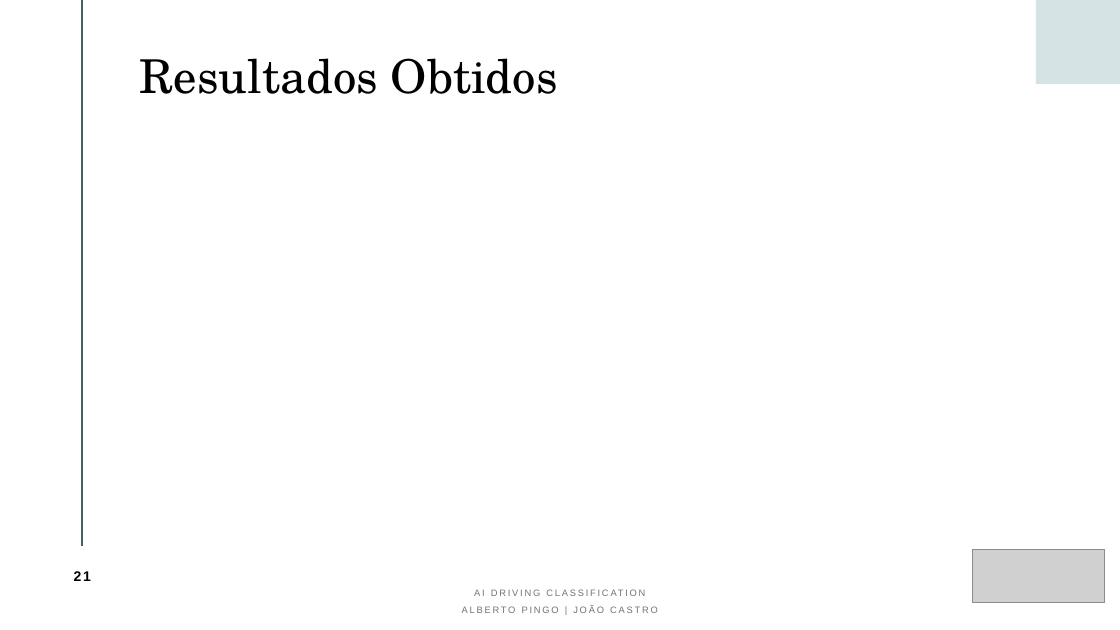
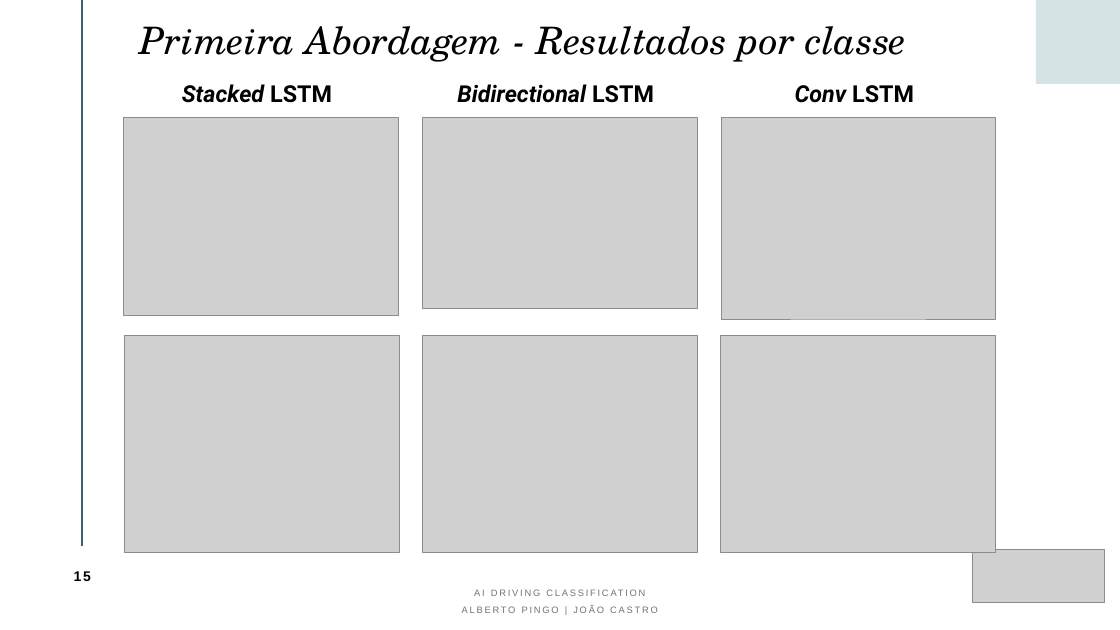
Before and after one commit to albertopingo/AI-driving-classification_FinalProject_CEng, a slide deck: slide 15 of ProjInf_AI_Driving_Classification.pptx (slide 21 before the commit). Drawn at 1120x630 pixels with LibreOffice and Linux fonts; fonts in the diff are those of the drawing; grey boxes stand for pictures. Boxes give left, top, right and bottom in pixels: in the first picture for what was removed or moved away, otherwise in the second. Text is boxed around its words. In the diff, an @@ line names an element or a change of style, - is before the commit and + after.

```diff
--- a/ProjInf_AI_Driving_Classification.pptx
+++ b/ProjInf_AI_Driving_Classification.pptx
@@ title added at (x1=140, y1=26, x2=906, y2=62), 32.4 pt, text #000000, italic @@
+Primeira Abordagem - Resultados por classe
@@ title removed at (x1=140, y1=58, x2=558, y2=94) @@
-Resultados Obtidos
@@ text added at (x1=182, y1=84, x2=332, y2=103), 20 pt, text #000000, bold, italic @@
+Stacked LSTM
@@ text added at (x1=457, y1=84, x2=654, y2=103), 20 pt, text #000000, bold, italic @@
+Bidirectional LSTM
@@ text added at (x1=795, y1=85, x2=914, y2=103), 20 pt, text #000000, bold, italic @@
+Conv LSTM
@@ picture added at (x1=124, y1=118, x2=399, y2=315) @@
@@ picture added at (x1=423, y1=118, x2=698, y2=308) @@
@@ picture added at (x1=722, y1=118, x2=996, y2=319) @@
@@ picture added at (x1=124, y1=336, x2=400, y2=553) @@
@@ picture added at (x1=423, y1=336, x2=698, y2=553) @@
@@ picture added at (x1=721, y1=336, x2=996, y2=553) @@
@@ page number at (x1=74, y1=571, x2=91, y2=581): text changed @@
-21
+15
```
Also in this commit, not shown: 9 other slides changed, 1 slide added, 9 slides removed.
